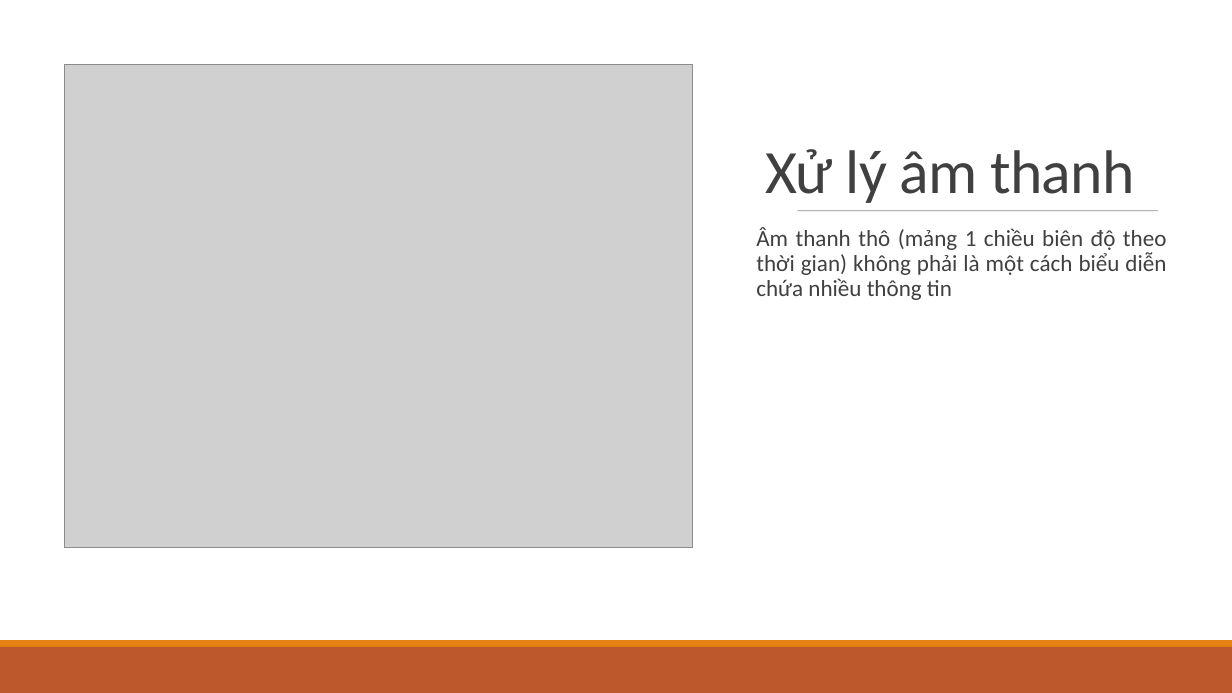
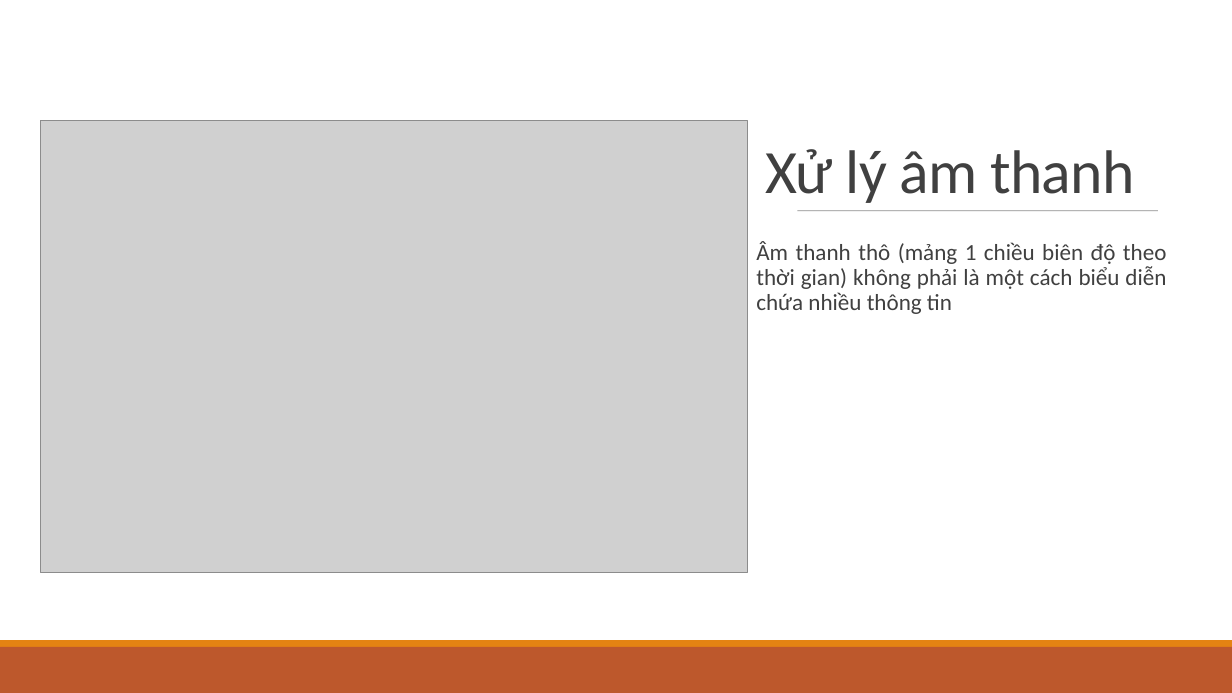
Before and after one commit to hoangphuc1998/DataScienceFinalProject, a slide deck: slide 6 of DataScience.pptx (slide 4 before the commit). Drawn at 1232x693 pixels with LibreOffice and Linux fonts; fonts in the diff are those of the drawing; grey boxes stand for pictures. Boxes give left, top, right and bottom in pixels: in the first picture for what was removed or moved away, otherwise in the second. Text is boxed around its words. In the diff, an @@ line names an element or a change of style, - is before the commit and + after.

```diff
--- a/DataScience.pptx
+++ b/DataScience.pptx
@@ picture: place and size @@
-picture at <box>64,65,692,548</box>
+picture at <box>41,121,748,573</box>
@@ text "Âm thanh thô (mảng 1 ...": place and size @@
-text "Âm thanh thô (mảng 1 ..." at <box>756,227,1166,300</box>
+text "Âm thanh thô (mảng 1 ..." at <box>756,241,1166,314</box>
```
Also in this commit, not shown: 3 other slides changed, 8 slides added, 1 other file.
